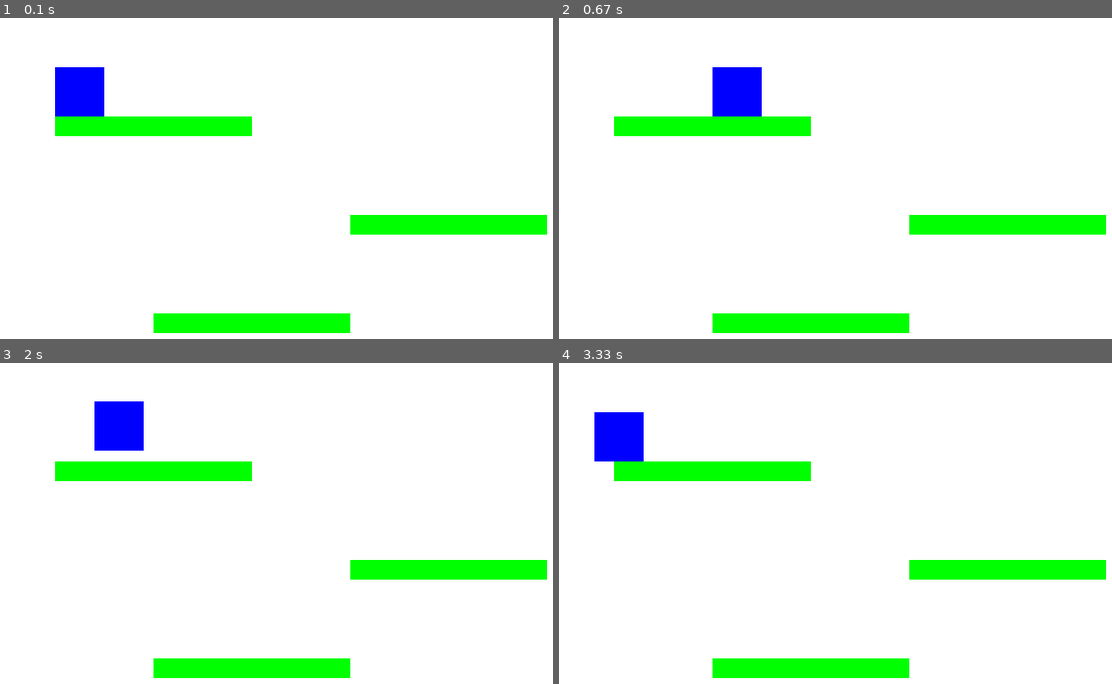
Above: before the commit, frames 1-4 (two rows, left to right).
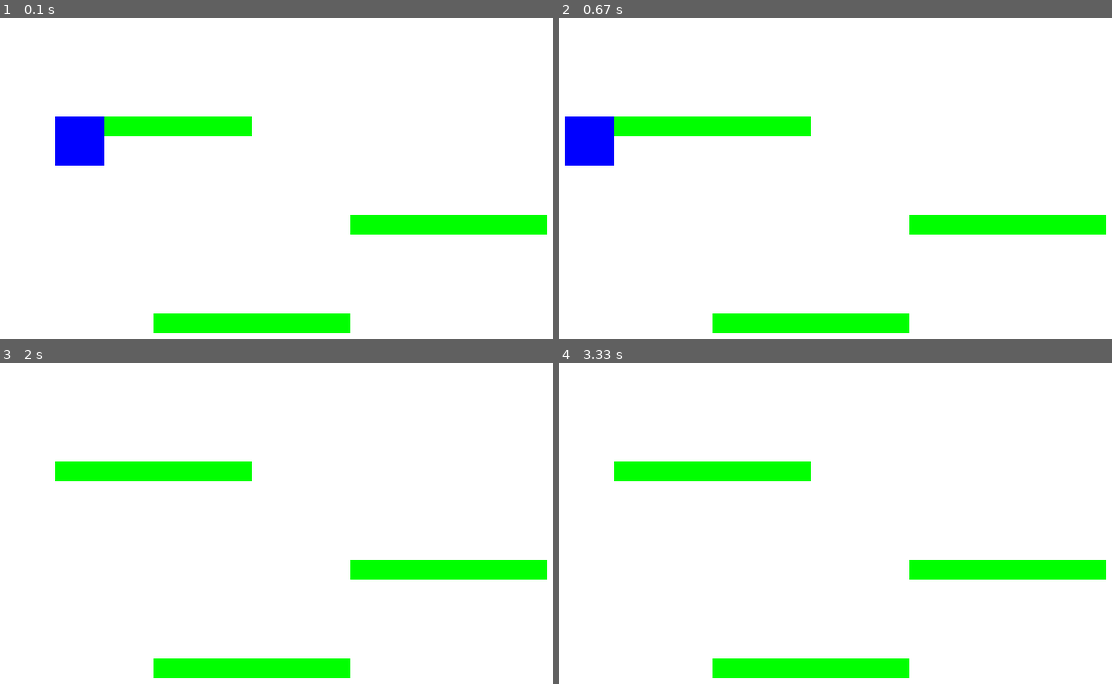
Above: after the commit, the same moments.

Repository: ostromann/chat-gpt-pygame
Game: pygame game, started from main.py
Same seed, same stepped clock (60 frames per second), same inputs: the game is played once before the commit and once after it.
Inputs:
- Up to frame 1 (0.1 s): no input
- Up to frame 2 (0.67 s): hold Right from 0.33 s (still down)
- Up to frame 3 (2 s): release Right at 0.8 s; hold Up 0.83-1.13 s; hold Left from 1.67 s (still down)
- Up to frame 4 (3.33 s): release Left at 2.2 s

The runs differ from the first frame. In frame 1, 2.7% of the frame differs, in the area x 9-19%, y 15-47%; in frame 2, 2.7%; in frame 3, 1.4%; in frame 4, 1.4%.

Commit message:
Remove gravity

Diff:
--- a/main.py
+++ b/main.py
@@ -52,19 +52,31 @@
     # Update the player
     player.update()
 
-    # Check if the player is on a platform
-    on_platform = False
+    # Check if the player is colliding with any platform
     for platform in platforms:
         if (player.y + player.height > platform.y and
             player.x + player.width > platform.x and
                 player.x < platform.x + platform.width):
-            player.velocity[1] = 0
-            player.y = platform.y - player.height
-            on_platform = True
-            break
+            # Adjust the player position to resolve the collision
+            if player.velocity[1] > 0:
+                # Collision from above
+                player.y = platform.y - player.height
+                player.velocity[1] = 0
+            elif player.velocity[1] < 0:
+                # Collision from below
+                player.y = platform.y + platform.height
+                player.velocity[1] = 0
+            elif player.velocity[0] > 0:
+                # Collision from left
+                player.x = platform.x - player.width
+                player.velocity[0] = 0
+            elif player.velocity[0] < 0:
+                # Collision from right
+                player.x = platform.x + platform.width
+                player.velocity[0] = 0
 
     # Check if the player fell outside the screen
-    if not on_platform and player.y > window_size[1]:
+    if player.y > window_size[1]:
         # Restart the game
         player.x = 100
         player.y = 100
--- a/player.py
+++ b/player.py
@@ -9,16 +9,12 @@
         self.height = height
         self.color = color
         self.velocity = [0, 0]
-        self.gravity = 0.5
 
     def update(self):
         # Update the player position
         self.x += self.velocity[0]
         self.y += self.velocity[1]
 
-        # Apply gravity to the player
-        self.velocity[1] += self.gravity
-
     def draw(self, screen):
         # Draw the player
         pygame.draw.rect(screen, self.color, pygame.Rect(
